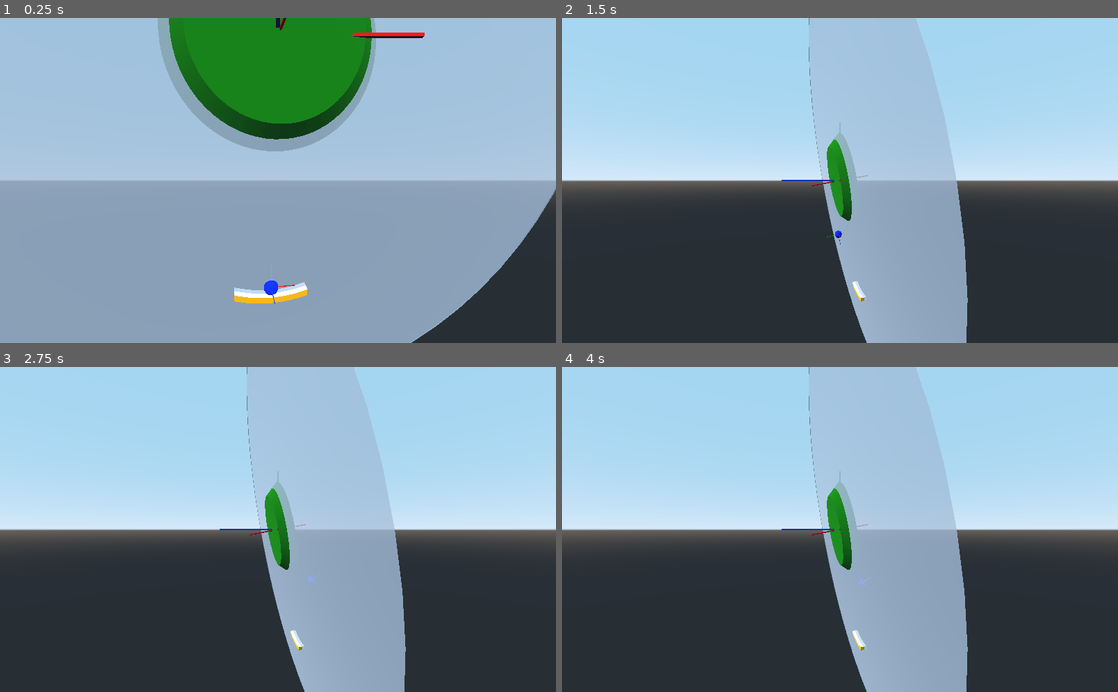
Above: before the commit, frames 1-4 (two rows, left to right).
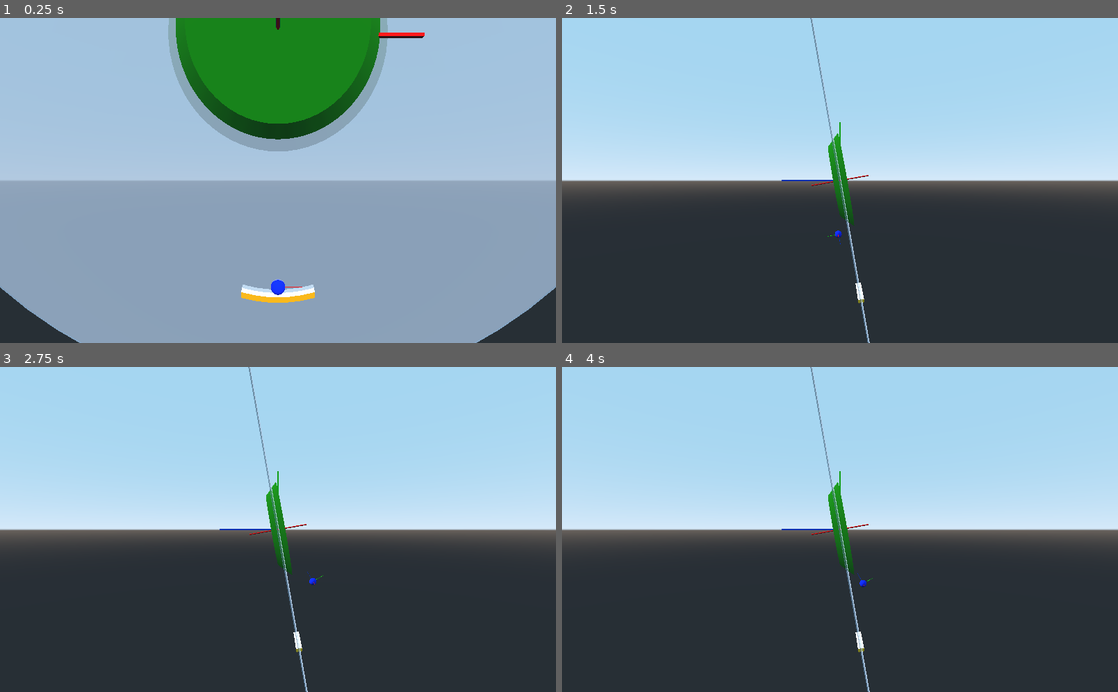
Above: after the commit, the same moments.

Repository: teratron/treaker
Game: Godot game, scene res://src/world/World.tscn
Same seed, same stepped clock (60 frames per second), same inputs: the game is played once before the commit and once after it.
Inputs (mouse positions are in pixels of both pictures, inside the frame that each line leads up to):
- Up to frame 1 (0.25 s): no input
- Up to frame 2 (1.5 s): tap Enter at 0.5 s; move the mouse to (867, 180) at 0.52 s; press the mouse at (867, 180) at 0.53 s; hold W (move_forward) from 0.53 s (still down); move the mouse to (812, 180) at 1.27 s; release the mouse at (812, 180) at 1.28 s; tap C (toggle_camera) at 1.35 s
- Up to frame 3 (2.75 s): keep holding W (move_forward); tap Space (move_up) at 2 s; move the mouse to (289, 523) at 2.02 s; tap Alt (use_ability) at 2.1 s
- Up to frame 4 (4 s): keep holding W (move_forward); tap Enter at 2.75 s; move the mouse to (834, 536) at 2.77 s; tap P at 2.85 s; click (834, 536) at 2.92 s; tap Space (move_up) at 3.5 s; move the mouse to (878, 532) at 3.52 s; tap T at 3.6 s

The runs differ from the first frame. In frame 1, 7.4% of the frame differs, in the area x 0-100%, y 0-100%; in frame 2, 12%; in frame 3, 13%, in the area x 44-73%, y 0-100%; in frame 4, 13%.

Commit message:
Velocity ball. Plane

Diff:
--- a/app/src/player/Ball.gd
+++ b/app/src/player/Ball.gd
@@ -14,7 +14,8 @@
 func _ready():
 	set_radius(radius)
 	#print(Vector3(7,3,1).project(Vector3(2,1,0)))
-	#yield(owner, "ready")
+	yield(owner, "ready")
+	prints(player.transform.basis, Plane(player.transform.basis.z, 0))
 	#prints(player, player.transform.basis.xform(Vector3(1, 0, 1)))
 	#set_axis_lock(PhysicsServer.BODY_AXIS_LINEAR_Z, true)
 
@@ -25,11 +26,10 @@
 		if !velocity.normalized().is_equal_approx(state.linear_velocity.normalized()):
 			velocity = state.linear_velocity.normalized() * speed #* state.get_step())
 			#move(state.linear_velocity)
-
 		#else:
 		#prints(velocity, "X:", player.transform.basis.x, velocity.project(player.transform.basis.x), "Y:", player.transform.basis.y, velocity.project(player.transform.basis.y))
 		#prints(velocity, velocity.project(Vector3(1,1,0)), " - ", Vector3(1,1,0).project(velocity))
-		prints(velocity, velocity)
+		#prints(velocity, velocity)
 		state.set_linear_velocity(velocity)
 #			velocity = state.linear_velocity.normalized() * speed #* state.get_step())
 #			velocity.z = 0
--- a/app/src/player/Player.gd
+++ b/app/src/player/Player.gd
@@ -35,7 +35,7 @@
 	ball_parked_position()
 	ball.player = self
 
-	prints(transform.basis)
+	#prints(transform.basis, Plane(transform.basis.z, 0)) #, Plane.PLANE_XY
 	#((1, 0, 0), (0, 0.984808, -0.173648), (0, 0.173648, 0.984807)) ((1, 0, 0), (0, 1, 0), (0, 0, 1))
 	#prints(transform.basis, rotor.transform.basis)
 	#(1, 0.984808, 0.173648) (1, 1, 0)
--- a/app/src/world/World.tscn
+++ b/app/src/world/World.tscn
@@ -27,7 +27,7 @@
 [node name="Debug" parent="." instance=ExtResource( 1 )]
 
 [node name="Player" parent="." instance=ExtResource( 2 )]
-transform = Transform( 0.984808, 0.0301537, 0.17101, 0, 0.984808, -0.173648, -0.173648, 0.17101, 0.969846, 0, 0, 0 )
+transform = Transform( 1, 0, 0, 0, 0.984808, -0.173648, 0, 0.173648, 0.984808, 0, 0, 0 )
 
 [node name="Bricks" type="StaticBody" parent="Player"]
 
